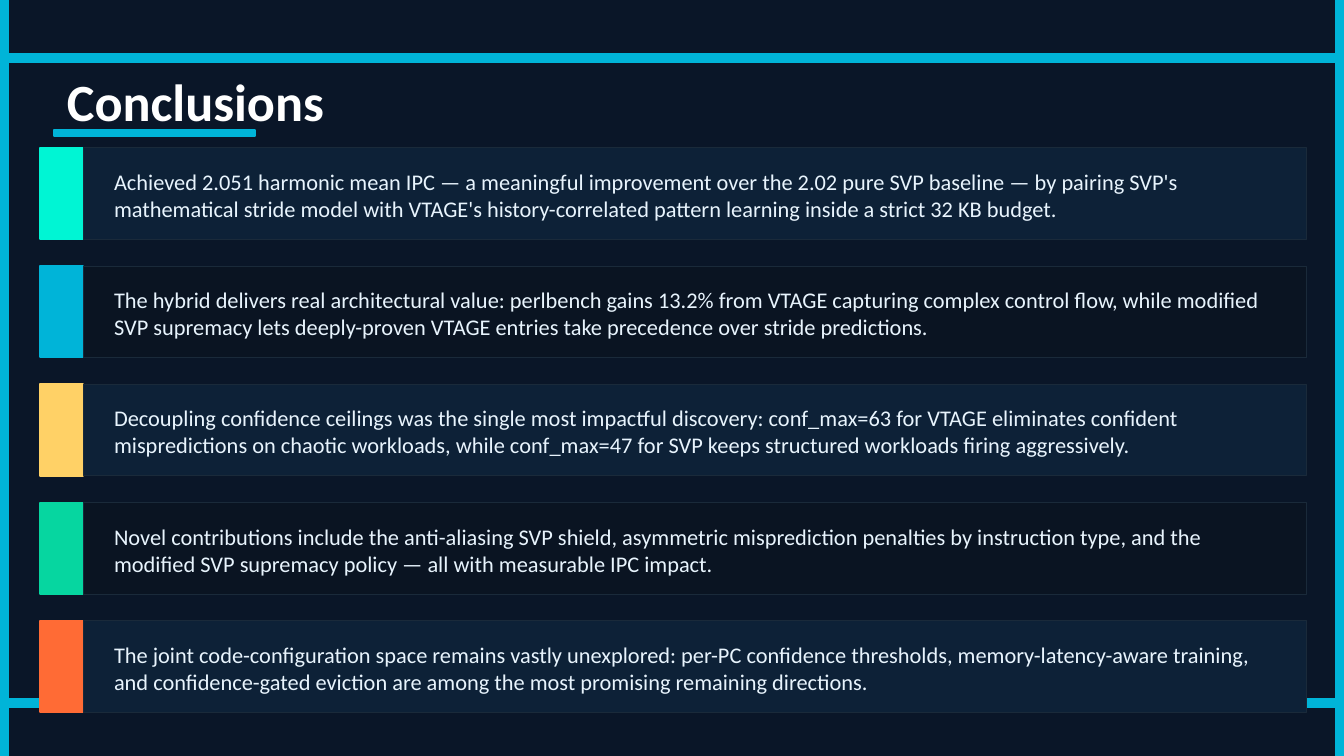
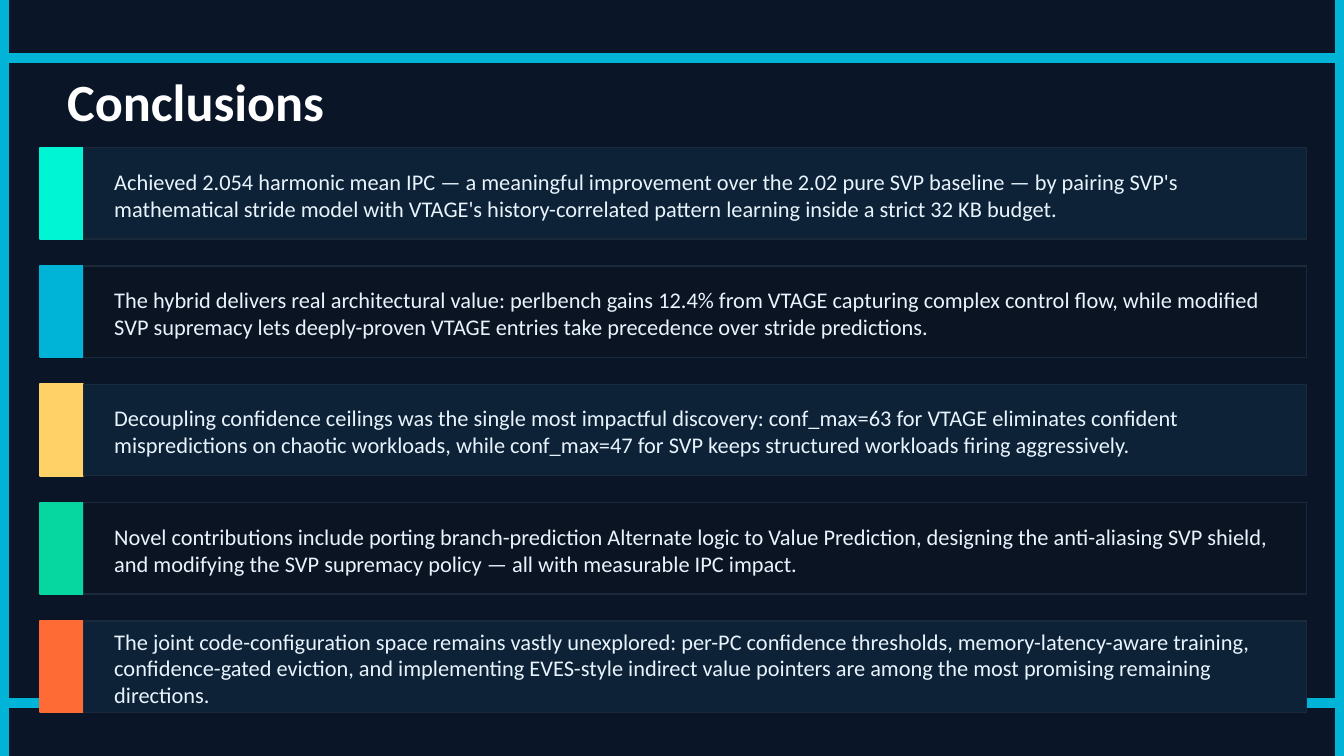
Before and after one commit to atshah29/aadesh-portfolio, a slide deck: slide 12 of public/assets/value-predictor-slides.pptx (slide 10 before the commit). Drawn at 1344x756 pixels with LibreOffice and Linux fonts; fonts in the diff are those of the drawing. Boxes give left, top, right and bottom in pixels: in the first picture for what was removed or moved away, otherwise in the second. Text is boxed around its words. In the diff, an @@ line names an element or a change of style, - is before the commit and + after.

```diff
--- a/public/assets/value-predictor-slides.pptx
+++ b/public/assets/value-predictor-slides.pptx
@@ text "Conclusions" rewrapped from bbox=[67, 84, 324, 134] to bbox=[67, 84, 324, 122] @@
@@ rectangle removed at bbox=[54, 130, 255, 136] @@
@@ text at bbox=[114, 174, 1178, 221]: text changed @@
-Achieved 2.051 harmonic mean IPC — a meaningful improvement over the 2.02 pure SVP baseline — by pairing SVP's mathematical stride model with VTAGE's history-correlated pattern learning inside a strict 32 KB budget.
+Achieved 2.054 harmonic mean IPC — a meaningful improvement over the 2.02 pure SVP baseline — by pairing SVP's mathematical stride model with VTAGE's history-correlated pattern learning inside a strict 32 KB budget.
@@ text at bbox=[114, 292, 1258, 339]: text changed @@
-The hybrid delivers real architectural value: perlbench gains 13.2% from VTAGE capturing complex control flow, while modified SVP supremacy lets deeply-proven VTAGE entries take precedence over stride predictions.
+The hybrid delivers real architectural value: perlbench gains 12.4% from VTAGE capturing complex control flow, while modified SVP supremacy lets deeply-proven VTAGE entries take precedence over stride predictions.
@@ text at bbox=[114, 529, 1266, 576]: text changed @@
-Novel contributions include the anti-aliasing SVP shield, asymmetric misprediction penalties by instruction type, and the modified SVP supremacy policy — all with measurable IPC impact.
+Novel contributions include porting branch-prediction Alternate logic to Value Prediction, designing the anti-aliasing SVP shield, and modifying the SVP supremacy policy — all with measurable IPC impact.
@@ outline #1A2A3A 0.5 pt to #1A2A3A 0.75 pt in 4 elements at bbox=[83, 148, 1306, 239], bbox=[83, 266, 1306, 358], bbox=[83, 503, 1306, 594], bbox=[83, 621, 1306, 712] @@
@@ text at bbox=[114, 634, 1249, 703]: text changed @@
-The joint code-configuration space remains vastly unexplored: per-PC confidence thresholds, memory-latency-aware training, and confidence-gated eviction are among the most promising remaining directions.
+The joint code-configuration space remains vastly unexplored: per-PC confidence thresholds, memory-latency-aware training, confidence-gated eviction, and implementing EVES-style indirect value pointers are among the most promising remaining directions.
```
Also in this commit, not shown: 7 other slides changed, 5 slides added, 2 slides removed, 11 other files.
